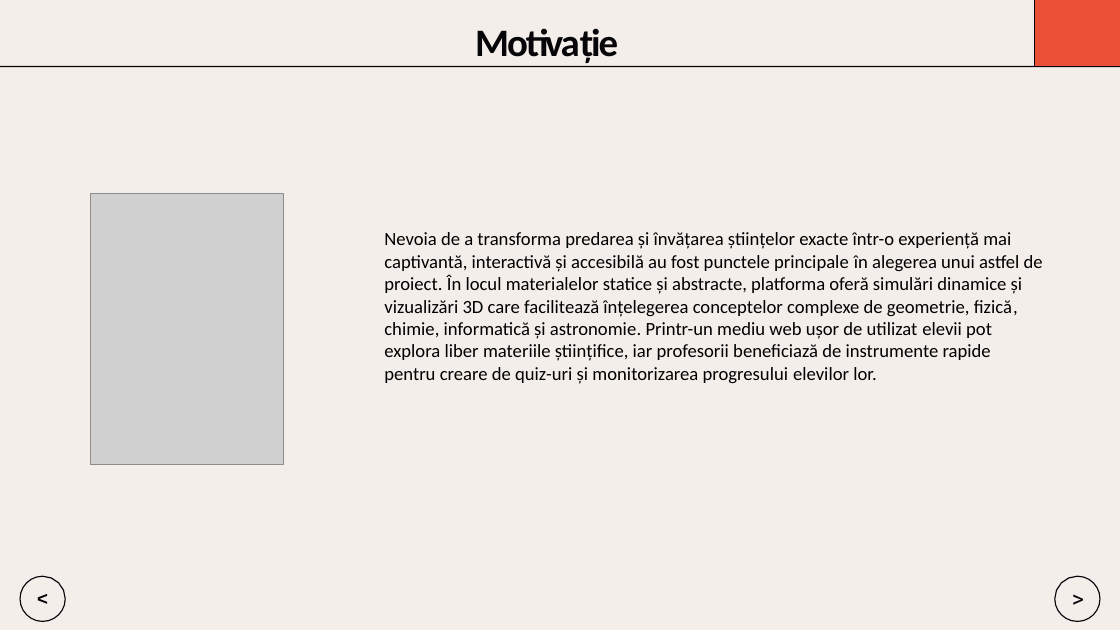
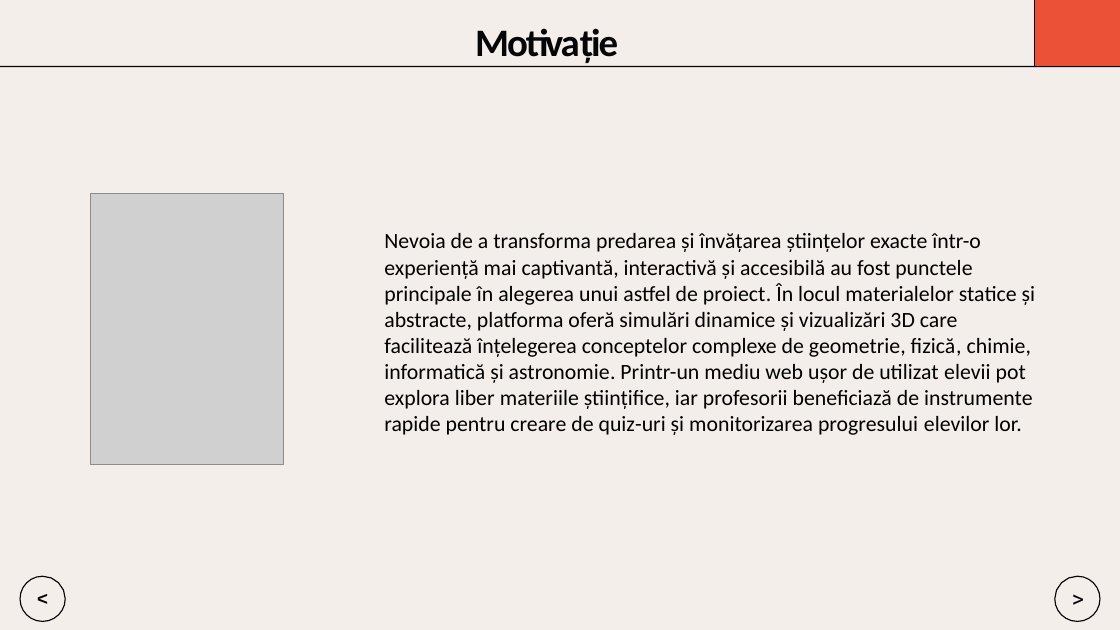
Before and after one commit to Dragomir1401/VisioScience-3D, a slide deck: slide 2 of Roadmap/scss/Prezentare_Final_Dragomir_Andrei.pptx. Drawn at 1120x630 pixels with LibreOffice and Linux fonts; fonts in the diff are those of the drawing; grey boxes stand for pictures. Boxes give left, top, right and bottom in pixels: in the first picture for what was removed or moved away, otherwise in the second. Text is boxed around its words. In the diff, an @@ line names an element or a change of style, - is before the commit and + after.

```diff
--- a/Roadmap/scss/Prezentare_Final_Dragomir_Andrei.pptx
+++ b/Roadmap/scss/Prezentare_Final_Dragomir_Andrei.pptx
@@ text "Nevoia de a transforma predarea ..." at (x1=384, y1=233, x2=1036, y2=435): size 12 to 14 pt @@
```
Also in this commit, not shown: 6 other slides changed.
